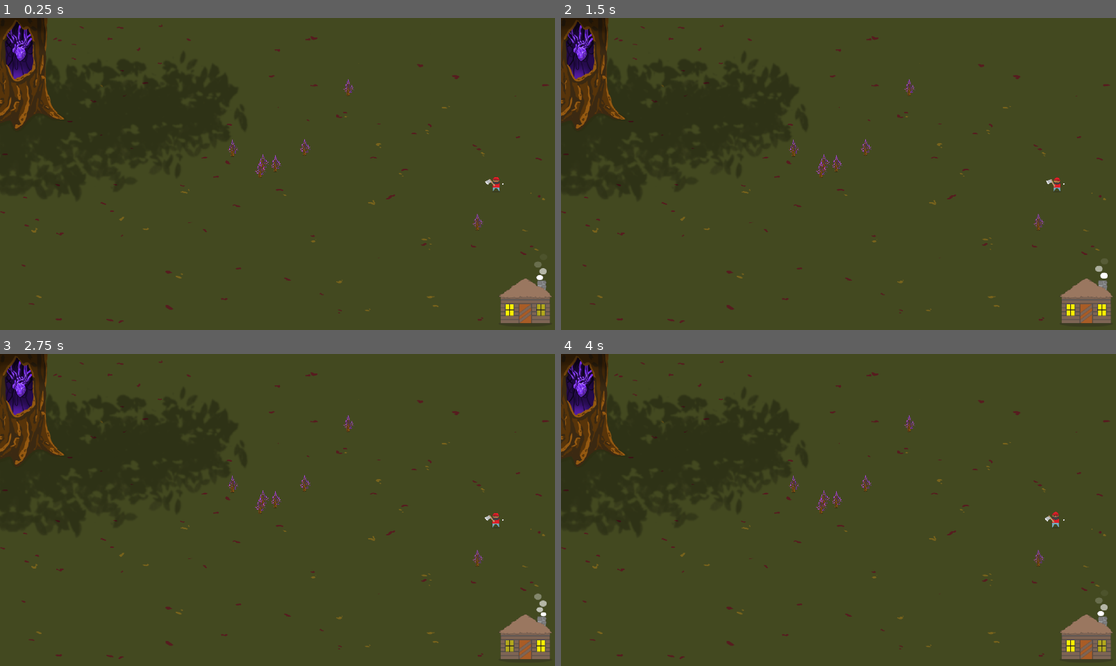
Above: before the commit, frames 1-4 (two rows, left to right).
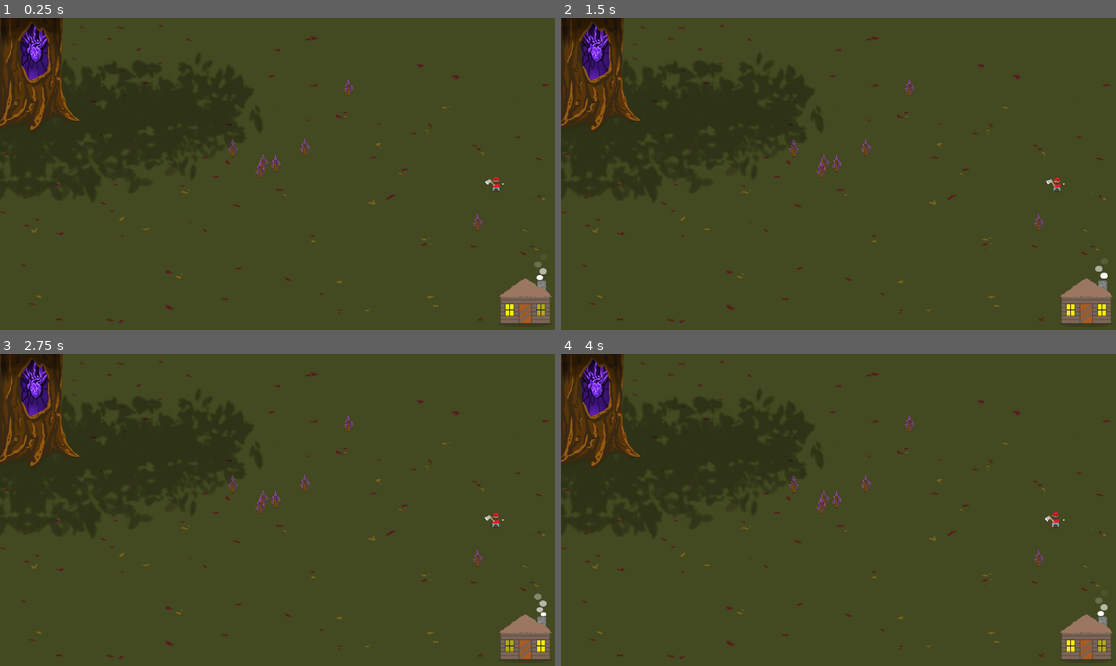
Above: after the commit, the same moments.

Repository: sksmith/ATreeKilledMyFather
Game: Godot game, scene res://Main.tscn
Same seed, same stepped clock (60 frames per second), same inputs: the game is played once before the commit and once after it.
Inputs:
- Up to frame 1 (0.25 s): no input
- Up to frame 2 (1.5 s): hold D (f_move_right) 0.53-1.28 s; hold Space (f_action) 0.53-1.28 s; hold S (f_move_down) from 1.28 s (still down); tap Space (f_action) at 1.35 s
- Up to frame 3 (2.75 s): release S (f_move_down) at 2.03 s; hold D (f_move_right) from 2.03 s (still down); hold Space (f_action) from 2.03 s (still down)
- Up to frame 4 (4 s): release D (f_move_right) at 2.78 s; release Space (f_action) at 2.78 s; hold W (f_move_up) 2.78-3.53 s; tap Space (f_action) at 2.85 s; hold A (f_move_left) from 3.53 s (still down); hold Space (f_action) from 3.53 s (still down)

The runs differ from the first frame. In frame 1, 2.7% of the frame differs, in the area x 0-42%, y 0-54%; in frame 2, 2.7%; in frame 3, 2.7%; in frame 4, 2.7%.

Commit message:
completed heart tree healthbar

Diff:
--- /dev/null
+++ b/HealthBar.gd
@@ -0,0 +1,33 @@
+extends Node
+
+export var max_health = 100.0
+export var bar_fall_speed = 10.0
+
+var current_health = max_health
+
+var bar_health = max_health
+const MAX_HEALTH_SCALE = 62.969
+const MIN_HEALTH_SCALE = 0.188
+
+func _process(delta):
+	if bar_health > current_health:
+		bar_health -= bar_fall_speed * delta
+
+	var bar_percent = bar_health / max_health
+	var goop_y_scale = (MAX_HEALTH_SCALE - MIN_HEALTH_SCALE) * bar_percent
+
+	var old_height = $Goop.transform.get_scale().y * $Goop.texture.get_size().y
+	var new_height = goop_y_scale * $Goop.texture.get_size().y
+
+	$Goop.scale = Vector2(1, goop_y_scale)
+	var height_reduction = old_height - new_height
+	$Goop.position = Vector2($Goop.position.x, $Goop.position.y + (height_reduction / 2))
+	$GoopTop.position = Vector2($GoopTop.position.x, $GoopTop.position.y + height_reduction)
+
+func hit(dmg: int):
+	current_health -= dmg
+	if current_health < 0:
+		current_health = 0
+
+func _on_Button_pressed():
+	hit(5)
--- /dev/null
+++ b/HealthBar.tscn
@@ -0,0 +1,36 @@
+[gd_scene load_steps=9 format=2]
+
+[ext_resource path="res://HealthBar.gd" type="Script" id=1]
+[ext_resource path="res://assets/hearttree/health-bar_purple-top04.png" type="Texture" id=2]
+[ext_resource path="res://assets/hearttree/health-bar_purple-box.png" type="Texture" id=3]
+[ext_resource path="res://assets/hearttree/health-bar_bg.png" type="Texture" id=4]
+[ext_resource path="res://assets/hearttree/health-bar_purple-top03.png" type="Texture" id=5]
+[ext_resource path="res://assets/hearttree/health-bar_purple-top01.png" type="Texture" id=6]
+[ext_resource path="res://assets/hearttree/health-bar_purple-top02.png" type="Texture" id=7]
+
+[sub_resource type="SpriteFrames" id=1]
+animations = [ {
+"frames": [ ExtResource( 6 ), ExtResource( 7 ), ExtResource( 5 ), ExtResource( 2 ) ],
+"loop": true,
+"name": "bubble",
+"speed": 5.0
+} ]
+
+[node name="HealthBar" type="Node"]
+script = ExtResource( 1 )
+
+[node name="Background" type="Sprite" parent="."]
+position = Vector2( 19, 538 )
+texture = ExtResource( 4 )
+
+[node name="Goop" type="Sprite" parent="."]
+position = Vector2( 19, 554.75 )
+scale = Vector2( 1, 62.9688 )
+texture = ExtResource( 3 )
+
+[node name="GoopTop" type="AnimatedSprite" parent="."]
+position = Vector2( 19, 36 )
+frames = SubResource( 1 )
+animation = "bubble"
+frame = 2
+playing = true
--- a/HeartTree.tscn
+++ b/HeartTree.tscn
@@ -31,7 +31,7 @@
 scale = Vector2( 0.915584, 0.943679 )
 frames = SubResource( 1 )
 animation = "beat"
-frame = 5
+frame = 4
 playing = true
 
 [node name="Heart-Tree" type="Sprite" parent="."]
--- a/Lumberjack.gd
+++ b/Lumberjack.gd
@@ -1,6 +1,6 @@
 extends KinematicBody2D
 
-export var speed = 4 # How fast the player will move (pixels/sec).
+export var speed = 200 # How fast the player will move (pixels/sec).
 export var attack_duration_ms = 0.5
 var screen_size # Size of the game window.
 var is_attacking = false
--- a/Main.tscn
+++ b/Main.tscn
@@ -20,7 +20,7 @@
 position = Vector2( 1704, 575 )
 
 [node name="HeartTree" parent="." instance=ExtResource( 5 )]
-position = Vector2( 60, 186 )
+position = Vector2( 113, 191 )
 
 [node name="Area2D" parent="." instance=ExtResource( 6 )]
 position = Vector2( 1815, 932 )
Binary file added: assets/hearttree/health-bar_bg.png
Not shown, added: assets/hearttree/health-bar_bg.png.import
Binary file added: assets/hearttree/health-bar_purple-box.png
Not shown, added: assets/hearttree/health-bar_purple-box.png.import
Binary file added: assets/hearttree/health-bar_purple-top01.png
Not shown, added: assets/hearttree/health-bar_purple-top01.png.import
Binary file added: assets/hearttree/health-bar_purple-top02.png
Not shown, added: assets/hearttree/health-bar_purple-top02.png.import
Binary file added: assets/hearttree/health-bar_purple-top03.png
Not shown, added: assets/hearttree/health-bar_purple-top03.png.import
Binary file added: assets/hearttree/health-bar_purple-top04.png
Not shown, added: assets/hearttree/health-bar_purple-top04.png.import
